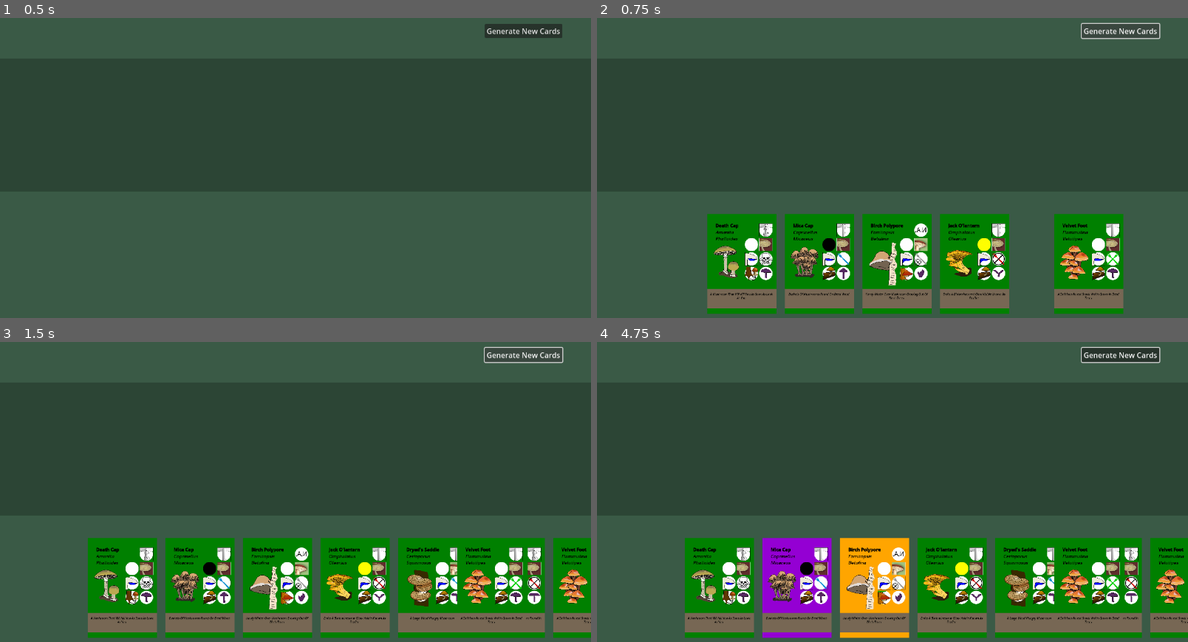
Above: before the commit, frames 1-4 (two rows, left to right).
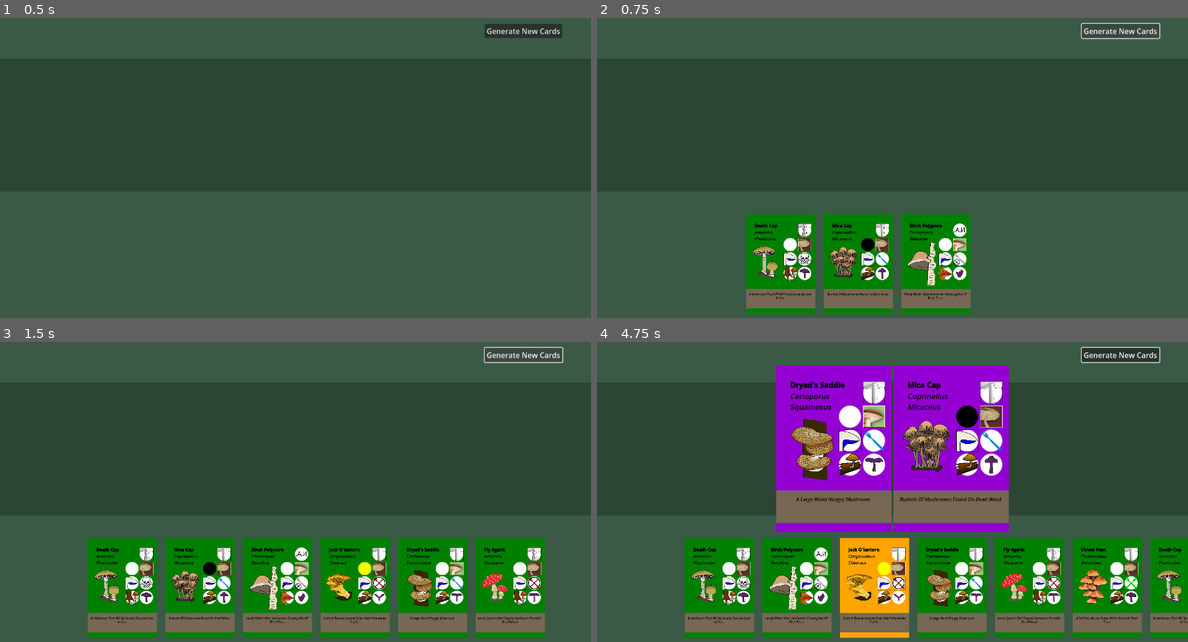
Above: after the commit, the same moments.

Repository: cyschneck/enoki-dokie
Game: Godot game, scene res://scenes/main.tscn
Same seed, same stepped clock (60 frames per second), same inputs: the game is played once before the commit and once after it.
Inputs (mouse positions are in pixels of both pictures, inside the frame that each line leads up to):
- Up to frame 1 (0.5 s): no input
- Up to frame 2 (0.75 s): click "Generate New Cards" at 0.5 s
- Up to frame 3 (1.5 s): click "Generate New Cards" at 1.25 s
- Up to frame 4 (4.75 s): click "Generate New Cards" at 2 s; tap Enter at 2.75 s; drag from (721, 588) to (874, 588) at 2.77 s; drag from (797, 588) to (951, 588) at 3.52 s; move the mouse to (874, 588) at 4.27 s; hold Right mouse button (right_mouse) from 4.28 s (still down); click (874, 588) at 4.55 s

Frame 1 is identical in both runs. In frame 2, 15% of the frame differs, in the area x 18-90%, y 65-99%; in frame 3, 3.9%; in frame 4, 29%, in the area x 28-100%, y 7-99%.

Commit message:
reparent to hand on cancel

Diff:
--- a/enoki-dokie/scenes/main.tscn
+++ b/enoki-dokie/scenes/main.tscn
@@ -1,10 +1,11 @@
-[gd_scene load_steps=7 format=3 uid="uid://b8fivjwhsyau0"]
+[gd_scene load_steps=8 format=3 uid="uid://b8fivjwhsyau0"]
 
 [ext_resource type="PackedScene" uid="uid://bekpntneif28c" path="res://scenes/card.tscn" id="1_6cfgi"]
 [ext_resource type="Script" path="res://scripts/card_manager.gd" id="1_xhe5c"]
 [ext_resource type="Script" path="res://scripts/hand.gd" id="2_0v8r3"]
 [ext_resource type="Script" path="res://scripts/test_button.gd" id="2_xmf1o"]
 [ext_resource type="Script" path="res://scripts/deck.gd" id="2_yqnmy"]
+[ext_resource type="Script" path="res://scripts/hand_cards.gd" id="3_dhn5e"]
 
 [sub_resource type="RectangleShape2D" id="RectangleShape2D_7qnnk"]
 size = Vector2(1270, 288)
@@ -25,7 +26,13 @@
 color = Color(0.228734, 0.353555, 0.275762, 1)
 metadata/_edit_lock_ = true
 
-[node name="CardManager" type="Control" parent="MainCanvas"]
+[node name="MousePosition" type="Control" parent="MainCanvas"]
+layout_mode = 3
+anchors_preset = 0
+offset_right = 40.0
+offset_bottom = 40.0
+
+[node name="CardManager" type="Control" parent="MainCanvas" groups=["ui_layer"]]
 unique_name_in_owner = true
 z_index = 1
 layout_mode = 3
@@ -54,25 +61,30 @@
 grow_vertical = 0
 script = ExtResource("2_0v8r3")
 
-[node name="HBoxContainer" type="HBoxContainer" parent="MainCanvas/CardManager/Hand" groups=["ui_layer"]]
+[node name="HandCards" type="HBoxContainer" parent="MainCanvas/CardManager/Hand" groups=["ui_layer"]]
 layout_mode = 0
 offset_right = 1253.0
 offset_bottom = 360.0
 scale = Vector2(0.6, 0.6)
 theme_override_constants/separation = 30
 alignment = 1
+script = ExtResource("3_dhn5e")
 
-[node name="Card" parent="MainCanvas/CardManager/Hand/HBoxContainer" instance=ExtResource("1_6cfgi")]
+[node name="Card" parent="MainCanvas/CardManager/Hand/HandCards" instance=ExtResource("1_6cfgi")]
 layout_mode = 2
 
-[node name="Card2" parent="MainCanvas/CardManager/Hand/HBoxContainer" instance=ExtResource("1_6cfgi")]
+[node name="Card2" parent="MainCanvas/CardManager/Hand/HandCards" instance=ExtResource("1_6cfgi")]
 layout_mode = 2
 
-[node name="Card3" parent="MainCanvas/CardManager/Hand/HBoxContainer" instance=ExtResource("1_6cfgi")]
+[node name="Card3" parent="MainCanvas/CardManager/Hand/HandCards" instance=ExtResource("1_6cfgi")]
+layout_mode = 2
+
+[node name="Card4" parent="MainCanvas/CardManager/Hand/HandCards" instance=ExtResource("1_6cfgi")]
 layout_mode = 2
 
 [node name="Deck" type="Control" parent="MainCanvas/CardManager"]
 unique_name_in_owner = true
+visible = false
 z_index = 1
 layout_mode = 1
 anchors_preset = 3
@@ -94,24 +106,43 @@
 offset_bottom = 360.0
 scale = Vector2(0.6, 0.6)
 
-[node name="CardSlotBackground" type="ColorRect" parent="MainCanvas"]
+[node name="CardSlot" type="Control" parent="MainCanvas"]
+unique_name_in_owner = true
+layout_mode = 3
+anchors_preset = 0
+offset_top = 158.0
+offset_right = 40.0
+offset_bottom = 198.0
+
+[node name="CardSlotBackground" type="ColorRect" parent="MainCanvas/CardSlot"]
 custom_minimum_size = Vector2(1280, 288)
+layout_mode = 1
 anchors_preset = 14
 anchor_top = 0.5
 anchor_right = 1.0
 anchor_bottom = 0.5
-offset_top = -202.0
-offset_bottom = 86.0
+offset_top = -20.0
+offset_right = 1240.0
+offset_bottom = 268.0
 grow_horizontal = 2
 grow_vertical = 2
 size_flags_horizontal = 3
 size_flags_vertical = 3
 color = Color(0.12549, 0.203922, 0.152941, 0.556863)
 
-[node name="CardDropArea" type="Area2D" parent="MainCanvas/CardSlotBackground"]
+[node name="CardSlots" type="HBoxContainer" parent="MainCanvas/CardSlot/CardSlotBackground" groups=["ui_layer"]]
+layout_mode = 1
+anchors_preset = 15
+anchor_right = 1.0
+anchor_bottom = 1.0
+grow_horizontal = 2
+grow_vertical = 2
+alignment = 1
+
+[node name="CardDropArea" type="Area2D" parent="MainCanvas/CardSlot/CardSlotBackground"]
 collision_layer = 2
 
-[node name="CollisionShape2D" type="CollisionShape2D" parent="MainCanvas/CardSlotBackground/CardDropArea"]
+[node name="CollisionShape2D" type="CollisionShape2D" parent="MainCanvas/CardSlot/CardSlotBackground/CardDropArea"]
 position = Vector2(640, 144)
 shape = SubResource("RectangleShape2D_7qnnk")
 
--- a/enoki-dokie/scripts/card.gd
+++ b/enoki-dokie/scripts/card.gd
@@ -35,7 +35,6 @@
 signal reparent_requested(which_card: Card)
 @onready var color: ColorRect = $BackgroundColor # temp
 @onready var drop_point_detector: Area2D = $DropPointDetector
-@export var state: String = "Base"
 @onready var card_state_machine: CardStateMachine = $CardStateMachine as CardStateMachine
 
 func _ready() -> void:
--- a/enoki-dokie/scripts/card_manager.gd
+++ b/enoki-dokie/scripts/card_manager.gd
@@ -19,44 +19,3 @@
 func get_mushroom_data():
 	return cards
 ###
-'''
-func _process(_delta: float) -> void:
-	if card_being_dragged:
-		var mouse_position = get_viewport().get_mouse_position()
-		card_being_dragged.global_position = mouse_position
-
-## CARD INTERACTION
-func _input(event):
-	if event is InputEventMouseButton and event.button_index == MOUSE_BUTTON_LEFT:
-		if event.pressed:
-			# prsesed
-			var card = raycast_check_for_card()
-			if card:
-				card_dragging(card)
-		else:
-			# released
-			if card_being_dragged:
-				card_release()
-
-func card_dragging(card):
-	card_being_dragged = card
-	card.scale = Vector2(1, 1)
-
-func card_release():
-	card_being_dragged.scale = Vector2(0.6, 0.6)
-	card_being_dragged = null
-
-func raycast_check_for_card():
-	var space_state = get_world_2d().direct_space_state
-	var parameters = PhysicsPointQueryParameters2D.new()
-	parameters.position = get_global_mouse_position()
-	parameters.collide_with_areas = true
-	parameters.collision_mask = 1
-	var result = space_state.intersect_point(parameters)
-	print(result)
-	if result:
-		# only drag "cards" in the "hand"
-		if "CardArea2D" in str(result[0].collider) and result[0].collider.get_parent().get_parent() == hand:
-			return result[0].collider.get_parent() # returns specific card
-	return null
-'''
--- a/enoki-dokie/scripts/card_states/card_base_state.gd
+++ b/enoki-dokie/scripts/card_states/card_base_state.gd
@@ -4,9 +4,9 @@
 	# wait until node is ready
 	if not card.is_node_ready():
 		await card.ready
+
 	card.reparent_requested.emit(card)
 	card.color.color = Color.WEB_GREEN
-	card.state = "BASE"
 	card.pivot_offset = Vector2(0,0)
 
 func on_gui_input(event: InputEvent) -> void:
--- a/enoki-dokie/scripts/card_states/card_clicked_state.gd
+++ b/enoki-dokie/scripts/card_states/card_clicked_state.gd
@@ -2,7 +2,6 @@
 
 func enter() -> void:
 	card.color.color = Color.ORANGE
-	card.state = "CLICKED"
 	# enable monitoring to find drop point when first clicked
 	card.drop_point_detector.monitoring = true
 
--- a/enoki-dokie/scripts/card_states/card_dragging_state.gd
+++ b/enoki-dokie/scripts/card_states/card_dragging_state.gd
@@ -1,24 +1,26 @@
 extends CardState
 
 func enter() -> void:
-	# remove from hand
-	var ui_layer := get_tree().get_first_node_in_group("ui_layer")
-	if ui_layer:
-		card.reparent(ui_layer)
+	# remove from hand while dragging
+	# reparent to "Card Manager" on dragging
+	var ui_layer := get_tree().get_nodes_in_group("ui_layer")
+	card.reparent(ui_layer[0])
 
 	card.color.color = Color.NAVY_BLUE
-	card.state = "DRAGGING"
 
 func on_input(event: InputEvent) -> void:
 	var mouse_motion := event is InputEventMouseMotion # true when mouse is moving
 	var cancel = event.is_action_pressed("right_mouse") # cancel movement with right click
-	var confirm = event.is_action_pressed("left_mouse") or event.is_action_pressed("left_mouse") # confirm by releasing left mouse
+	var confirm = event.is_action_released("left_mouse") or event.is_action_pressed("left_mouse") # confirm by releasing left mouse
 
 	if mouse_motion:
 		# update global position of card while dragging
 		card.global_position = card.get_global_mouse_position() - card.pivot_offset
 	if cancel:
 		# if dragging is canceled, return to base state
+		# on cancel, reparent to HandCards
+		var ui_layer := get_tree().get_nodes_in_group("ui_layer")
+		card.reparent(ui_layer[1])
 		transition_requested.emit(self, CardState.State.BASE)
 	if confirm:
 		get_viewport().set_input_as_handled()
--- a/enoki-dokie/scripts/card_states/card_released_state.gd
+++ b/enoki-dokie/scripts/card_states/card_released_state.gd
@@ -1,5 +1,8 @@
 extends CardState
 
 func enter() -> void:
+	# reparent to "CardSlots" on release
+	var ui_layer := get_tree().get_nodes_in_group("ui_layer")
+	card.reparent(ui_layer[2])
+
 	card.color.color = Color.DARK_VIOLET
-	card.state = "RELEASED"
--- a/enoki-dokie/scripts/hand.gd
+++ b/enoki-dokie/scripts/hand.gd
@@ -3,11 +3,11 @@
 @onready var hand: Control = %Hand
 @onready var deck: Control = %Deck
 
-@export var hand_size = 4
+@export var hand_size = 3
 
-func _ready() -> void:
+func _ready():
 	# clear temporary cards
-	for card in hand.get_child(0).get_children():
+	for card in get_child(0).get_children():
 		card.queue_free()
 
 func populate_hand_from_deck() -> void:
--- /dev/null
+++ b/enoki-dokie/scripts/hand_cards.gd
@@ -0,0 +1,10 @@
+class_name HandCards
+extends HBoxContainer
+
+func _ready() -> void:
+	for child in get_children():
+		var child_card := child as Card
+		child_card.reparent_requested.connect(_on_card_reparent_requested)
+
+func _on_card_reparent_requested(child_card: Card) -> void:
+	child_card.reparent(self)
